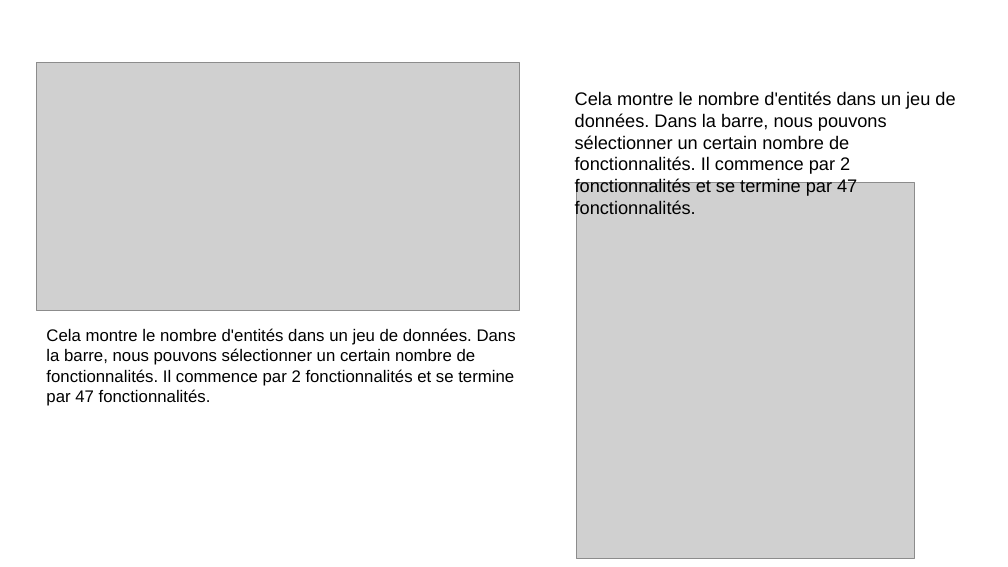
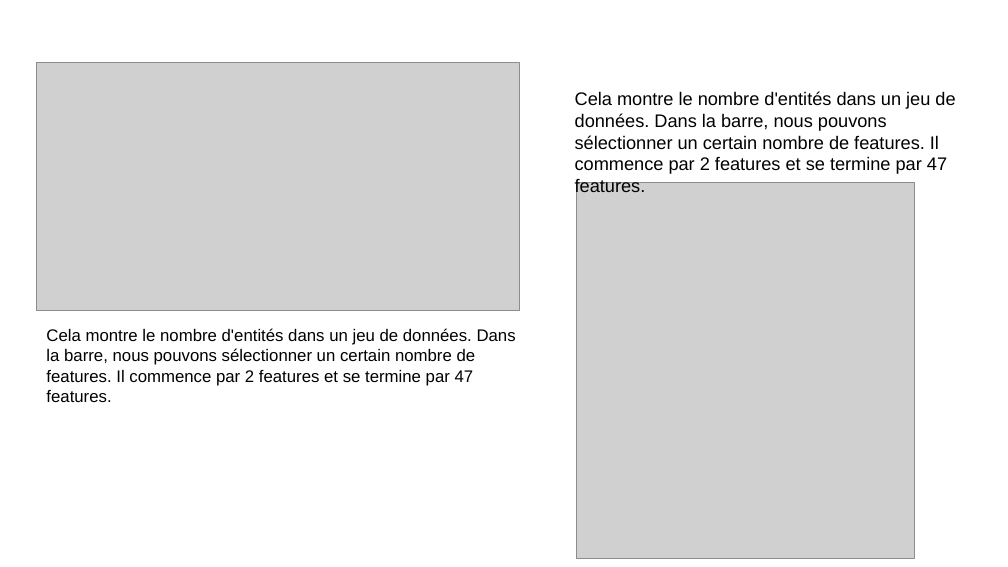
Before and after one commit to kkouakou/Project7, a slide deck: slide 17 of Project 7 P 7 presentation Powerpoint.pptx (slide 16 before the commit). Drawn at 1008x567 pixels with LibreOffice and Linux fonts; fonts in the diff are those of the drawing; grey boxes stand for pictures. Boxes give left, top, right and bottom in pixels: in the first picture for what was removed or moved away, otherwise in the second. Text is boxed around its words. In the diff, an @@ line names an element or a change of style, - is before the commit and + after.

```diff
--- a/Project 7 P 7 presentation Powerpoint.pptx
+++ b/Project 7 P 7 presentation Powerpoint.pptx
@@ text at bbox=[575, 91, 955, 196]: text changed @@
-Cela montre le nombre d'entités dans un jeu de données. Dans la barre, nous pouvons sélectionner un certain nombre de fonctionnalités. Il commence par 2 fonctionnalités et se termine par 47 fonctionnalités.
+Cela montre le nombre d'entités dans un jeu de données. Dans la barre, nous pouvons sélectionner un certain nombre de features. Il commence par 2 features et se termine par 47 features.
@@ text at bbox=[46, 328, 516, 402]: text changed @@
-Cela montre le nombre d'entités dans un jeu de données. Dans la barre, nous pouvons sélectionner un certain nombre de fonctionnalités. Il commence par 2 fonctionnalités et se termine par 47 fonctionnalités.
+Cela montre le nombre d'entités dans un jeu de données. Dans la barre, nous pouvons sélectionner un certain nombre de features. Il commence par 2 features et se termine par 47 features.
```
Also in this commit, not shown: 4 other slides changed, 2 slides added, 1 slide removed.
